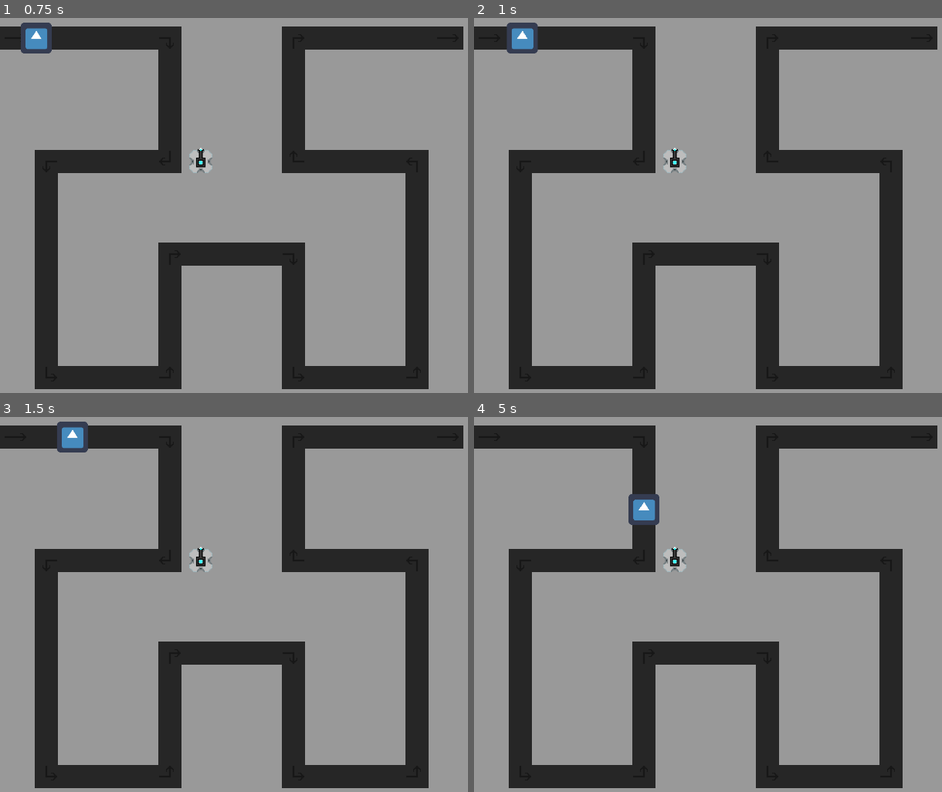
Above: before the commit, frames 1-4 (two rows, left to right).
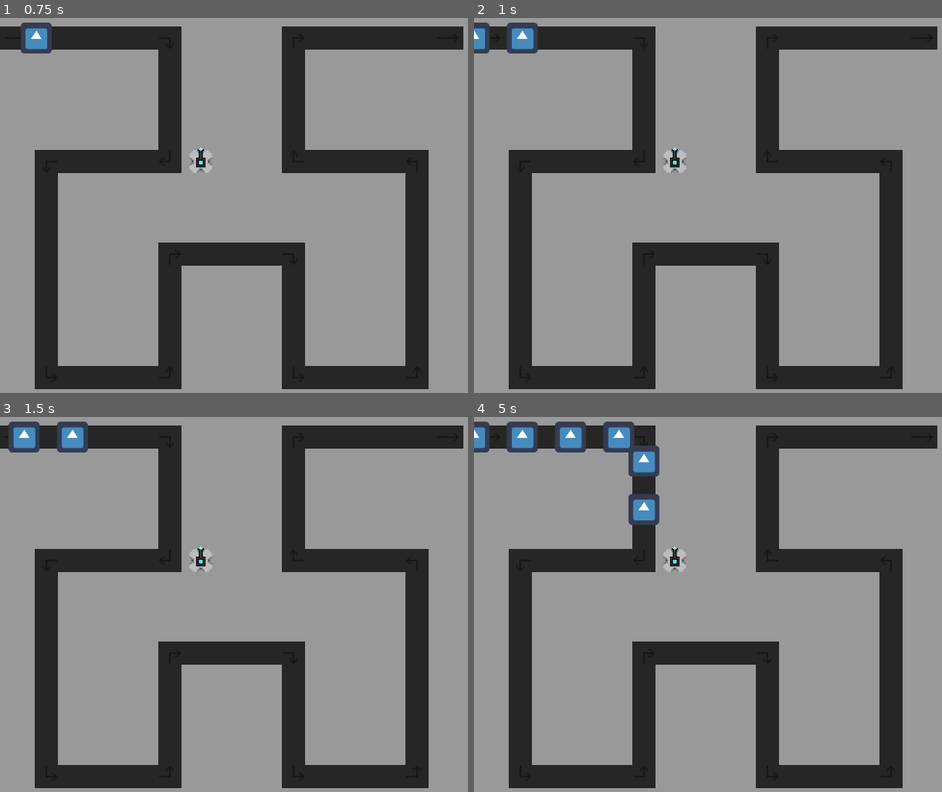
Above: after the commit, the same moments.

Repository: wen1now/ntd
Game: Godot game, scene res://enemy.tscn
The game is run twice, just before and just after one commit, with the same random seed, the same clock (stepped at 60 frames per second) and the same inputs. The engine's default icon, where the game draws it, is replaced by a stand-in: a white triangle on a blue panel in a dark square.
Inputs:
- Up to frame 1 (0.75 s): no input
- Up to frame 2 (1 s): no input
- Up to frame 3 (1.5 s): no input
- Up to frame 4 (5 s): no input

Frame 1 is identical in both runs. In frame 2, 0.3% of the frame differs, in the area x 0-4%, y 1-10%; in frame 3, 0.5%; in frame 4, 2.4%, in the area x 0-40%, y 1-16%.

Commit message:
enemy waves sorta work now

Diff:
--- a/enemy.gd
+++ b/enemy.gd
@@ -1,15 +1,23 @@
 extends PathFollow2D
+
+var stats = [100, 100, 0, 5, "godot logo"]
 
 # default statistics for this enemy
 var speed = 100
 var health = 100
 var charge = 0
 var radius = 5
+var appearance = "godot logo"
 
 #temp testing variable, will delete
 var timepassed = 0
 
 func _ready():
+	speed = stats[0]
+	health = stats[1]
+	charge = stats[2]
+	radius = stats[3]
+	appearance = stats[4]
 	offset = 0
 
 func _process(delta):
--- a/main.gd
+++ b/main.gd
@@ -8,17 +8,21 @@
 var enemies
 var tower_dict
 
+var timing = 0
+
 #so my idea for enemy waves is to have an array of arrays
-#each of these are of form [type, time]
-#and spawns enemy of that type at that time
-#so for example [[enemy1, 0], [enemy2, 1]]
-#where enemy1, 2 are themselves arrays containing enemy information
-#the way that the function would work would be to look at the
-#first entry and then check whether the time so far
-#exceeds the time of that enemy's spam
-#if so it spawns that enemy
-#and deletes the entry from the array
-#until the wave is over
+#each of these are of form [type, gap, repeat]
+#and spawns enemy of that type "gap" seconds after the previous enemy
+#and does so "repeat" number of times
+#so for example [[enemy1, 0.5, 10], [boss_enemy, 1,1]]
+#where enemy1 and boss_enemy are themselves arrays containing enemy information
+#after spawning an enemy you just delete the first element of the wave array
+
+#also why are we doing each
+
+var spawnwait = 1 #initialised to 1, so that you wait 1 second for first enemy
+
+var samplewave = [[[100, 100, 0, 5, "godot logo"], 1, 5], [[200, 100, 0, 5, "godot logo"], 2, 3]]
 
 # Called when the node enters the scene tree for the first time.
 func _ready():
@@ -31,11 +35,28 @@
 	tower_dict = {"ion": ion_scene}
 
 	#initialising the game, will edit later
-	new_enemy()
+	new_enemy([100, 80, 0, 5, "godot logo"])
 	new_tower("ion",Vector2(64*6+32,64*5+32))
+
+	spawnwait = 1
 
 func _process(delta):
 	# get_all_enemies_within(Vector2(300,100),100)
+	#idk what that was but i won't delete it just in case
+
+	timing += delta
+	if not samplewave.empty():
+		if timing > spawnwait:
+			timing -= spawnwait
+			new_enemy(samplewave[0][0])
+			if samplewave[0][2] == 1:
+				samplewave.remove(0)
+			else:
+				samplewave[0][2] -= 1
+			if not samplewave.empty():
+				spawnwait = samplewave[0][1]
+
+func spawner(wave):
 	pass
 
 func new_tower(type,pos):
@@ -45,9 +66,10 @@
 	$towers.add_child(tower)
 
 # function for testing purposes; will update later
-func new_enemy():
+func new_enemy(stats):
 	var enemy
 	enemy = enemy_scene.instance()
+	enemy.stats = stats.duplicate(true)
 	$enemy_path.add_child(enemy)
 	enemies.append(enemy)
 
